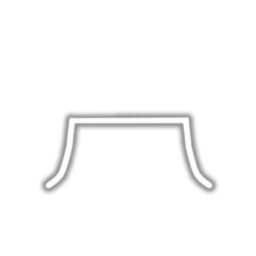
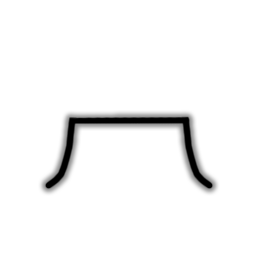
Layered file, before and after one edit (256 × 256). Changes by layer:
pixels changed over [44, 116, 214, 190] (layer not identified)
